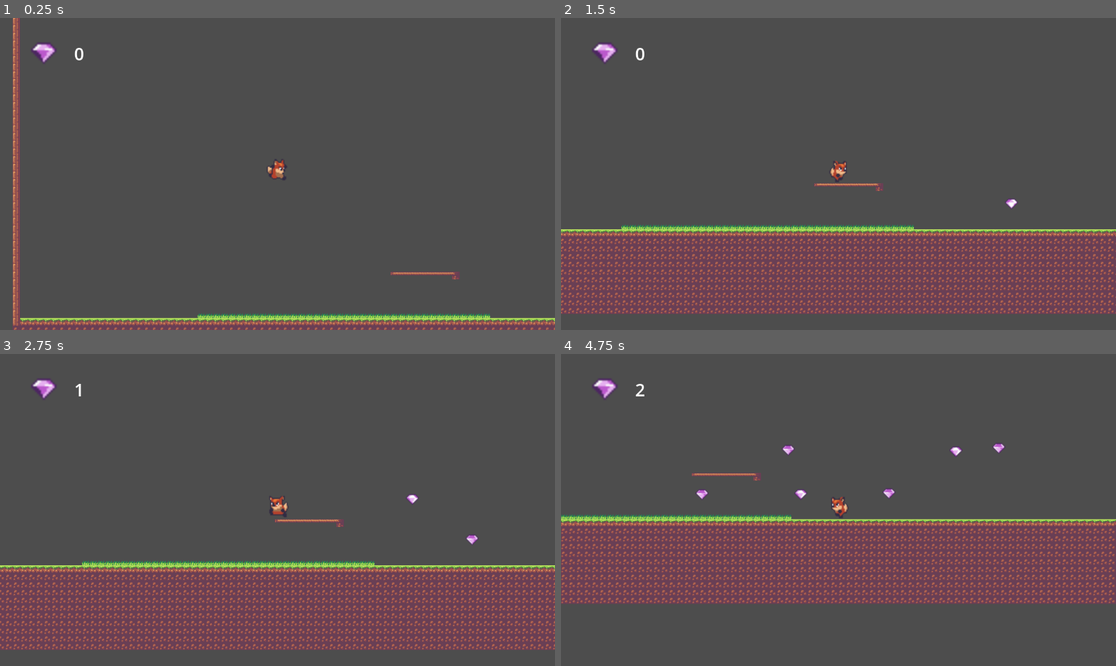
Above: before the commit, frames 1-4 (two rows, left to right).
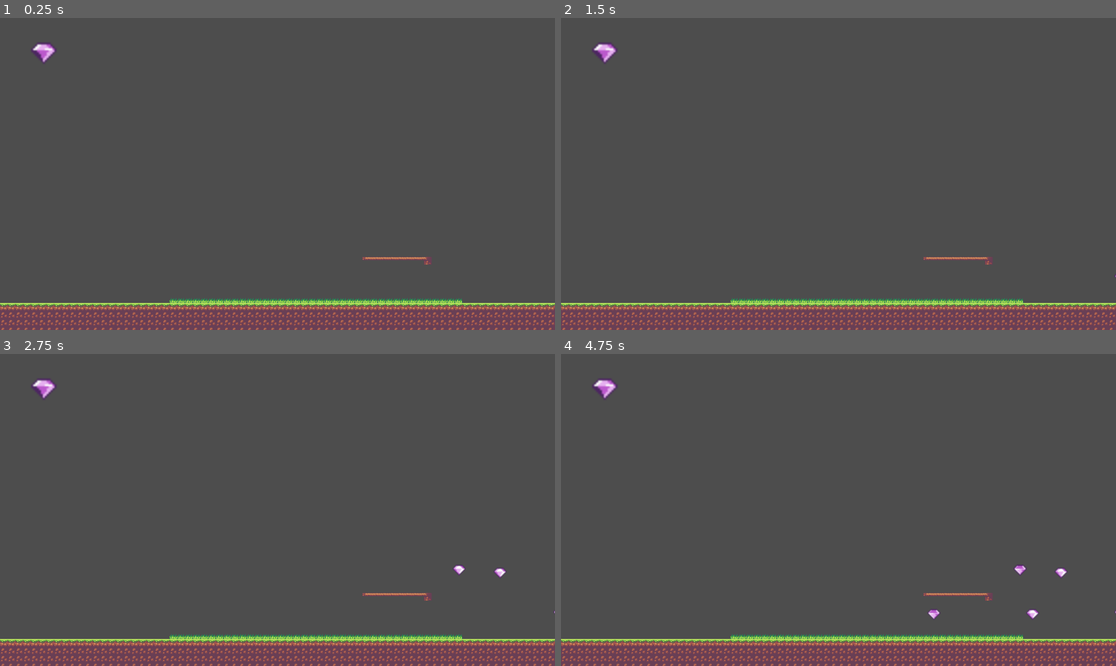
Above: after the commit, the same moments.

Repository: TarikPonciano/platformer-tarde
Game: Godot game, scene res://main.tscn
Two runs of this game, one before a commit and one after it. Both use one fixed random seed, a clock stepped at 60 frames per second and the inputs below.
Inputs:
- Up to frame 1 (0.25 s): no input
- Up to frame 2 (1.5 s): tap Enter (ui_accept) at 0.5, 0.77 s; hold Right (ui_right) from 0.53 s (still down)
- Up to frame 3 (2.75 s): tap Enter (ui_accept) at 1.52 s; release Right (ui_right) at 2.03 s; hold Left (ui_left) from 2.03 s (still down)
- Up to frame 4 (4.75 s): release Left (ui_left) at 2.78 s; hold Right (ui_right) 2.78-4.28 s; tap Enter (ui_accept) at 3.02, 3.77, 4.52 s; hold Left (ui_left) from 4.28 s (still down)

The runs differ from the first frame. In frame 1, 9.5% of the frame differs, in the area x 0-100%, y 0-100%; in frame 2, 32%; in frame 3, 32%; in frame 4, 37%, in the area x 0-100%, y 9-100%.
Error after the commit: Invalid access to property or key 'gems' on a base object of type 'null instance'. (res://canvas_layer.gd:11)

Commit message:
Inicio implementar 2 personagens

Diff:
--- a/coletaveis.gd
+++ b/coletaveis.gd
@@ -3,6 +3,7 @@
 @export var gemScene:PackedScene
 var contador = 0
 # Called every frame. 'delta' is the elapsed time since the previous frame.
+
 func _process(delta: float) -> void:
 	pass
 
--- /dev/null
+++ b/inimigos.gd
@@ -0,0 +1,23 @@
+extends Node
+
+@export var frogScene:PackedScene
+# Called when the node enters the scene tree for the first time.
+func _ready() -> void:
+	pass # Replace with function body.
+
+
+# Called every frame. 'delta' is the elapsed time since the previous frame.
+func _process(delta: float) -> void:
+	pass
+
+
+func _on_timer_timeout() -> void:
+	var novoSapo = frogScene.instantiate()
+
+	var pontosDeSpawn = get_node("SpawnPoints").get_children()
+	var random = RandomNumberGenerator.new()
+	var spawnSelecionado = pontosDeSpawn[random.randi_range(0, pontosDeSpawn.size() - 1)]
+
+	novoSapo.position = Vector2(spawnSelecionado.position.x, spawnSelecionado.position.y)
+
+	add_child(novoSapo)
--- a/main.tscn
+++ b/main.tscn
@@ -1,11 +1,12 @@
-[gd_scene load_steps=15 format=4 uid="uid://qxo2p4whtitq"]
-
-[ext_resource type="PackedScene" uid="uid://d10vsmbcp4v2v" path="res://player-foxy.tscn" id="1_fh4qj"]
+[gd_scene load_steps=16 format=4 uid="uid://qxo2p4whtitq"]
+
 [ext_resource type="Texture2D" uid="uid://cjmkb21vam3cr" path="res://Recursos/Tilesets/tileset-terra.png" id="2_axp3k"]
+[ext_resource type="PackedScene" uid="uid://ci8ovji2nukhl" path="res://inimigo_sapo.tscn" id="3_ibiav"]
 [ext_resource type="PackedScene" uid="uid://blg5p1icl36ie" path="res://gem.tscn" id="4_1hgk1"]
 [ext_resource type="Script" path="res://canvas_layer.gd" id="5_hjna1"]
 [ext_resource type="Script" path="res://coletaveis.gd" id="5_i0q4l"]
 [ext_resource type="Texture2D" uid="uid://bi86iljqw62m1" path="res://Recursos/Itens/spritesheet-gem.png" id="5_t442j"]
+[ext_resource type="Script" path="res://inimigos.gd" id="7_wq2ok"]
 
 [sub_resource type="TileSetAtlasSource" id="TileSetAtlasSource_r20vl"]
 texture = ExtResource("2_axp3k")
@@ -212,9 +213,6 @@
 
 [node name="Main" type="Node2D"]
 
-[node name="Player Foxy" parent="." instance=ExtResource("1_fh4qj")]
-position = Vector2(518, 264)
-
 [node name="TileMapLayer" type="TileMapLayer" parent="."]
 tile_map_data = PackedByteArray("AAD+//z/AAAPAAkAAAD+//3/AAAPAAkAAAD+//7/AAAPAAkAAAD+////AAAPAAkAAAD+/wAAAAAPAAkAAAD+/w …(29824 unchanged characters)…
 tile_set = SubResource("TileSet_tim4a")
@@ -406,5 +404,29 @@
 position = Vector2(2253, 520)
 
 [node name="Inimigos" type="Node" parent="."]
+script = ExtResource("7_wq2ok")
+frogScene = ExtResource("3_ibiav")
+
+[node name="Timer" type="Timer" parent="Inimigos"]
+wait_time = 5.0
+autostart = true
+
+[node name="SpawnPoints" type="Node" parent="Inimigos"]
+
+[node name="Marker2D" type="Marker2D" parent="Inimigos/SpawnPoints"]
+position = Vector2(102, 381)
+
+[node name="Marker2D2" type="Marker2D" parent="Inimigos/SpawnPoints"]
+position = Vector2(605, 375)
+
+[node name="Marker2D3" type="Marker2D" parent="Inimigos/SpawnPoints"]
+position = Vector2(1263, 371)
+
+[node name="Marker2D4" type="Marker2D" parent="Inimigos/SpawnPoints"]
+position = Vector2(1966, 365)
+
+[node name="Marker2D5" type="Marker2D" parent="Inimigos/SpawnPoints"]
+position = Vector2(1638, 363)
 
 [connection signal="timeout" from="Coletaveis/Timer" to="Coletaveis" method="_on_timer_timeout"]
+[connection signal="timeout" from="Inimigos/Timer" to="Inimigos" method="_on_timer_timeout"]
--- /dev/null
+++ b/player-sunny.tscn
@@ -0,0 +1,236 @@
+[gd_scene load_steps=27 format=3 uid="uid://c8pbndmjwaq5f"]
+
+[ext_resource type="Script" path="res://player_foxy.gd" id="1_lfuim"]
+[ext_resource type="Texture2D" uid="uid://dvyhibjrr6nbt" path="res://Recursos/Personagens/Foxy/Spritesheet-Foxy.png" id="2_sp70b"]
+[ext_resource type="Texture2D" uid="uid://dro53piok8r6p" path="res://Recursos/Personagens/Foxy/spritesheet-explosao.png" id="3_4fpoh"]
+
+[sub_resource type="AtlasTexture" id="AtlasTexture_uwd5w"]
+atlas = ExtResource("2_sp70b")
+region = Rect2(0, 128, 33, 32)
+
+[sub_resource type="AtlasTexture" id="AtlasTexture_w5lrj"]
+atlas = ExtResource("2_sp70b")
+region = Rect2(33, 128, 33, 32)
+
+[sub_resource type="AtlasTexture" id="AtlasTexture_germn"]
+atlas = ExtResource("3_4fpoh")
+region = Rect2(0, 0, 28, 26)
+
+[sub_resource type="AtlasTexture" id="AtlasTexture_deapr"]
+atlas = ExtResource("3_4fpoh")
+region = Rect2(28, 0, 28, 26)
+
+[sub_resource type="AtlasTexture" id="AtlasTexture_b6kon"]
+atlas = ExtResource("3_4fpoh")
+region = Rect2(56, 0, 28, 26)
+
+[sub_resource type="AtlasTexture" id="AtlasTexture_7g5q3"]
+atlas = ExtResource("3_4fpoh")
+region = Rect2(84, 0, 28, 26)
+
+[sub_resource type="AtlasTexture" id="AtlasTexture_4o1hu"]
+atlas = ExtResource("2_sp70b")
+region = Rect2(33, 160, 33, 32)
+
+[sub_resource type="AtlasTexture" id="AtlasTexture_e1wfx"]
+atlas = ExtResource("2_sp70b")
+region = Rect2(0, 0, 33, 32)
+
+[sub_resource type="AtlasTexture" id="AtlasTexture_l8mne"]
+atlas = ExtResource("2_sp70b")
+region = Rect2(33, 0, 33, 32)
+
+[sub_resource type="AtlasTexture" id="AtlasTexture_sc7lr"]
+atlas = ExtResource("2_sp70b")
+region = Rect2(66, 0, 33, 32)
+
+[sub_resource type="AtlasTexture" id="AtlasTexture_ijf5w"]
+atlas = ExtResource("2_sp70b")
+region = Rect2(99, 0, 33, 32)
+
+[sub_resource type="AtlasTexture" id="AtlasTexture_sh3ek"]
+atlas = ExtResource("2_sp70b")
+region = Rect2(0, 160, 33, 32)
+
+[sub_resource type="AtlasTexture" id="AtlasTexture_c2bsn"]
+atlas = ExtResource("2_sp70b")
+region = Rect2(0, 33, 32, 32)
+
+[sub_resource type="AtlasTexture" id="AtlasTexture_ulq2h"]
+atlas = ExtResource("2_sp70b")
+region = Rect2(33, 33, 32, 32)
+
+[sub_resource type="AtlasTexture" id="AtlasTexture_vkub6"]
+atlas = ExtResource("2_sp70b")
+region = Rect2(66, 33, 32, 32)
+
+[sub_resource type="AtlasTexture" id="AtlasTexture_s07l1"]
+atlas = ExtResource("2_sp70b")
+region = Rect2(99, 33, 32, 32)
+
+[sub_resource type="AtlasTexture" id="AtlasTexture_3dlx8"]
+atlas = ExtResource("2_sp70b")
+region = Rect2(132, 33, 32, 32)
+
+[sub_resource type="AtlasTexture" id="AtlasTexture_nua8j"]
+atlas = ExtResource("2_sp70b")
+region = Rect2(165, 33, 32, 32)
+
+[sub_resource type="SpriteFrames" id="SpriteFrames_q4cko"]
+animations = [{
+"frames": [{
+"duration": 1.0,
+"texture": SubResource("AtlasTexture_uwd5w")
+}, {
+"duration": 1.0,
+"texture": SubResource("AtlasTexture_w5lrj")
+}, {
+"duration": 1.0,
+"texture": SubResource("AtlasTexture_uwd5w")
+}, {
+"duration": 1.0,
+"texture": SubResource("AtlasTexture_w5lrj")
+}, {
+"duration": 1.0,
+"texture": SubResource("AtlasTexture_uwd5w")
+}, {
+"duration": 1.0,
+"texture": SubResource("AtlasTexture_w5lrj")
+}, {
+"duration": 1.0,
+"texture": SubResource("AtlasTexture_uwd5w")
+}, {
+"duration": 1.0,
+"texture": SubResource("AtlasTexture_w5lrj")
+}, {
+"duration": 1.0,
+"texture": SubResource("AtlasTexture_uwd5w")
+}, {
+"duration": 1.0,
+"texture": SubResource("AtlasTexture_w5lrj")
+}, {
+"duration": 1.0,
+"texture": SubResource("AtlasTexture_germn")
+}, {
+"duration": 1.0,
+"texture": SubResource("AtlasTexture_deapr")
+}, {
+"duration": 1.0,
+"texture": SubResource("AtlasTexture_b6kon")
+}, {
+"duration": 1.0,
+"texture": SubResource("AtlasTexture_7g5q3")
+}],
+"loop": false,
+"name": &"death",
+"speed": 5.0
+}, {
+"frames": [{
+"duration": 1.0,
+"texture": SubResource("AtlasTexture_4o1hu")
+}],
+"loop": true,
+"name": &"fall",
+"speed": 5.0
+}, {
+"frames": [{
+"duration": 1.0,
+"texture": SubResource("AtlasTexture_e1wfx")
+}, {
+"duration": 1.0,
+"texture": SubResource("AtlasTexture_l8mne")
+}, {
+"duration": 1.0,
+"texture": SubResource("AtlasTexture_sc7lr")
+}, {
+"duration": 1.0,
+"texture": SubResource("AtlasTexture_ijf5w")
+}],
+"loop": true,
+"name": &"idle",
+"speed": 5.0
+}, {
+"frames": [{
+"duration": 1.0,
+"texture": SubResource("AtlasTexture_sh3ek")
+}],
+"loop": true,
+"name": &"jump",
+"speed": 5.0
+}, {
+"frames": [{
+"duration": 1.0,
+"texture": SubResource("AtlasTexture_c2bsn")
+}, {
+"duration": 1.0,
+"texture": SubResource("AtlasTexture_ulq2h")
+}, {
+"duration": 1.0,
+"texture": SubResource("AtlasTexture_vkub6")
+}, {
+"duration": 1.0,
+"texture": SubResource("AtlasTexture_s07l1")
+}, {
+"duration": 1.0,
+"texture": SubResource("AtlasTexture_3dlx8")
+}, {
+"duration": 1.0,
+"texture": SubResource("AtlasTexture_nua8j")
+}],
+"loop": true,
+"name": &"run",
+"speed": 5.0
+}]
+
+[sub_resource type="CapsuleShape2D" id="CapsuleShape2D_0vogm"]
+radius = 15.0
+height = 38.0
+
+[sub_resource type="RectangleShape2D" id="RectangleShape2D_dt821"]
+size = Vector2(37, 38)
+
+[sub_resource type="RectangleShape2D" id="RectangleShape2D_ojvid"]
+size = Vector2(31, 11)
+
+[sub_resource type="CircleShape2D" id="CircleShape2D_lip1x"]
+radius = 33.0606
+
+[node name="Player Foxy" type="CharacterBody2D"]
+script = ExtResource("1_lfuim")
+metadata/_edit_horizontal_guides_ = [16.0]
+
+[node name="AnimatedSprite2D" type="AnimatedSprite2D" parent="."]
+position = Vector2(1, -13)
+scale = Vector2(2, 2)
+sprite_frames = SubResource("SpriteFrames_q4cko")
+animation = &"death"
+autoplay = "idle"
+frame = 13
+frame_progress = 1.0
+
+[node name="CollisionShape2D" type="CollisionShape2D" parent="."]
+position = Vector2(-3, 0)
+shape = SubResource("CapsuleShape2D_0vogm")
+
+[node name="Camera2D" type="Camera2D" parent="."]
+
+[node name="HitBox" type="Area2D" parent="."]
+
+[node name="CollisionShape2D" type="CollisionShape2D" parent="HitBox"]
+position = Vector2(-2.5, -2)
+shape = SubResource("RectangleShape2D_dt821")
+
+[node name="KillBox" type="Area2D" parent="."]
+
+[node name="CollisionShape2D" type="CollisionShape2D" parent="KillBox"]
+position = Vector2(-2, 19)
+shape = SubResource("RectangleShape2D_ojvid")
+
+[node name="CollectArea" type="Area2D" parent="."]
+
+[node name="CollisionShape2D" type="CollisionShape2D" parent="CollectArea"]
+shape = SubResource("CircleShape2D_lip1x")
+
+[connection signal="body_entered" from="HitBox" to="." method="_on_hit_box_body_entered"]
+[connection signal="body_entered" from="KillBox" to="." method="_on_kill_box_body_entered"]
+[connection signal="area_entered" from="CollectArea" to="." method="_on_collect_area_area_entered"]
